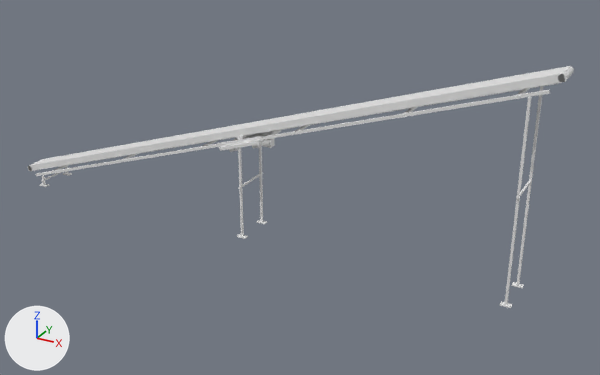
Renders of the glTF model public/models/plant/cinta-balanza.glb from each side of a commit.
One viewpoint serves both versions: a 50 mm lens placed at (15.4, -24.0, 14.2), pointed at (2.0, 0.4, 2.0). The lights are fixed; the arrows at lower left show +X, +Y and +Z. The first picture is the older version.

The older version as bpy lines, for what is in view:
```python
ob_black_rubber_belt = bpy.data.objects.new('black_rubber_belt', me_black_rubber_beltmesh)
ob_black_rubber_belt.location = (0.0, 0.0, 0.0)
ob_orange_load_cell_03 = bpy.data.objects.new('orange_load_cell_03', me_orange_load_cell_03mesh)
ob_orange_load_cell_03.location = (0.0, 0.0, 0.0)
ob_orange_scale_control_cabinet = bpy.data.objects.new('orange_scale_control_cabinet', me_orange_scale_control_cabinetmesh)
ob_orange_scale_control_cabinet.location = (0.0, 0.0, 0.0)
ob_orange_weighing_side_beam_01 = bpy.data.objects.new('orange_weighing_side_beam_01', me_orange_weighing_side_beam_01mesh)
ob_orange_weighing_side_beam_01.location = (0.0, 0.0, 0.0)
ob_orange_weighing_train_frame = bpy.data.objects.new('orange_weighing_train_frame', me_orange_weighing_train_framemesh)
ob_orange_weighing_train_frame.location = (0.0, 0.0, 0.0)
ob_white_support_leg_02_right = bpy.data.objects.new('white_support_leg_02_right', me_white_support_leg_02_rightmesh)
ob_white_support_leg_02_right.location = (0.0, 0.0, 0.0)
# also in view: 'white_support_leg_03_left' at (10.1, -0.7, 3.5); 'white_support_leg_03_right' at (10.1, 0.7, 3.5); 'white_side_rail_left' at (0.1, -0.6, 3.7)
```
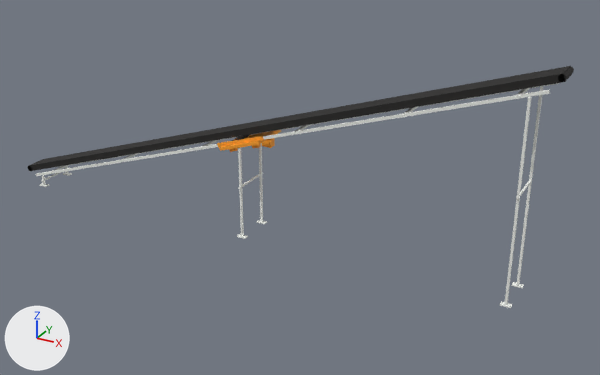
Where the change shows, as pixel boxes [x1, y1, x2, y2] in the pictures (600 x 375 px):
```json
{"object": "black_rubber_belt", "change": "recoloured", "before": [28, 66, 572, 171], "after": [28, 66, 572, 171]}
{"object": "orange_weighing_train_frame", "change": "recoloured", "before": [219, 130, 281, 151], "after": [219, 130, 281, 151], "on screen": "white to orange"}
{"object": "orange_weighing_side_beam_01", "change": "recoloured", "before": [217, 136, 264, 147], "after": [217, 136, 264, 147], "on screen": "white to orange"}
{"object": "orange_scale_control_cabinet", "change": "recoloured", "before": [262, 139, 275, 148], "after": [262, 139, 275, 148]}
{"object": "orange_load_cell_03", "change": "recoloured", "before": [252, 144, 261, 148], "after": [252, 144, 261, 148]}
{"object": "orange_load_cell_01", "change": "recoloured", "before": [229, 148, 238, 152], "after": [229, 148, 238, 152]}
```

Edits to the scene script, one JSON object a line:
```json
{"op": "set", "path": "mat_mat_rubber_black.base_color", "old": "(0.8, 0.8, 0.8)", "new": "(0.015, 0.014, 0.013)", "note": "white #e7e7e7 -> black #211f1e"}
{"op": "set", "path": "mat_mat_scale_train_orange.base_color", "old": "(0.8, 0.8, 0.8)", "new": "(1.0, 0.36, 0.02)", "note": "white #e7e7e7 -> orange #ffa227"}
```
